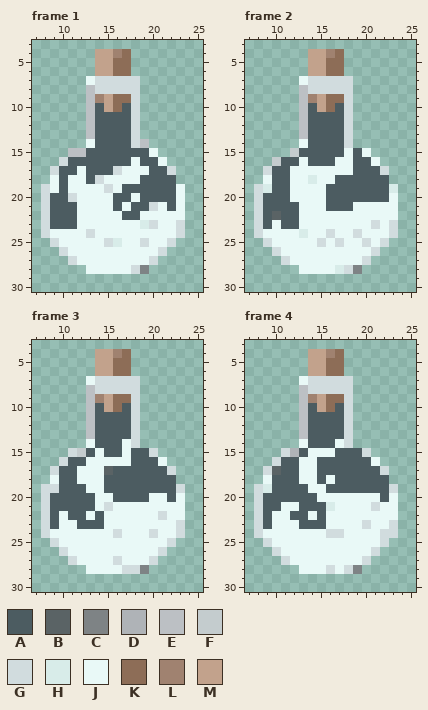
Edited in one commit: pixel-art file (Story-Witch-Alice/Assets/Data/ArtResourceData/DesignDraft/物品设计稿/气设计稿.aseprite). Above is the file before it was changed.
32x32 pixels, 9 frames. Colours within 5 levels of each other are drawn and written as one. Shown: frame 1: x 7..25, y 3..30; frame 2: x 7..25, y 3..30; frame 3: x 7..25, y 3..30; frame 4: x 7..25, y 3..30. The commit also changed other frames, which this record leaves out.
Palette (. is transparent): A #4c5c61  B #5a6365  C #7e8385  D #afb3b7  E #bcc0c4  F #c4ccce  G #d1dcde  H #d8ece9  J #e9f9f7  K #8d6d57  L #a08270  M #c2a28c
New version:
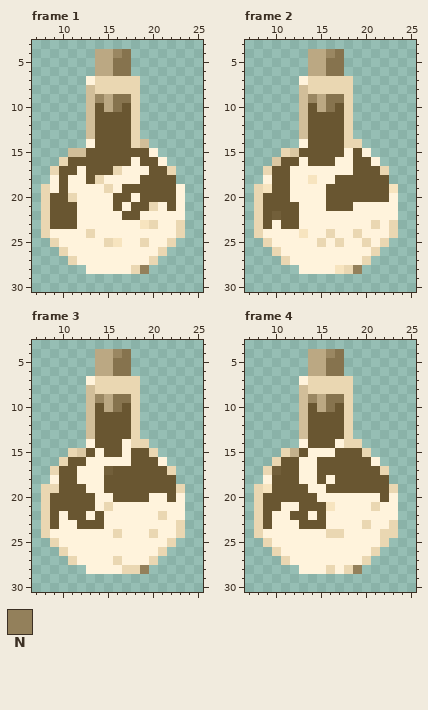
Colours new in this view: N #93805b
From old to new:
{"change": "layer \"图层 1\" saturation added"}
{"change": "layer \"图层 2\" hue added"}
{"colour":"A","old":"#4c5c61","new":"#695631"}
{"colour":"B","old":"#5a6365","new":"#725f3a"}
{"colour":"D","old":"#afb3b7","new":"#c4b18c"}
{"colour":"E","old":"#bcc0c4","new":"#d1be99"}
{"colour":"F","old":"#c4ccce","new":"#dbc8a3"}
{"colour":"G","old":"#d1dcde","new":"#ead7b2"}
{"colour":"H","old":"#d8ece9","new":"#f7e4bf"}
{"colour":"J","old":"#e9f9f7","new":"#fff3dc"}
{"colour":"K","old":"#8d6d57","new":"#86734e"}
{"colour":"L","old":"#a08270","new":"#9a8762"}
{"colour":"M","old":"#c2a28c","new":"#bba883"}
{"where": "frame 1, layer \"图层 2\""}
{"frame":1,"y":28,"x":19,"old":"C","new":"N"}
{"where": "frame 2, layer \"图层 2\""}
{"frame":2,"y":14,"x":19,"old":".","new":"G"}
{"frame":2,"y":15,"x":11,"old":".","new":"G"}
{"frame":2,"y":28,"x":19,"old":"C","new":"N"}
{"where": "frame 3, layer \"图层 2\""}
{"frame":3,"y":14,"x":19,"old":".","new":"G"}
{"frame":3,"y":28,"x":19,"old":"C","new":"N"}
{"where": "frame 4, layer \"图层 2\""}
{"frame":4,"y":14,"x":19,"old":".","new":"G"}
{"frame":4,"y":28,"x":19,"old":"C","new":"N"}
